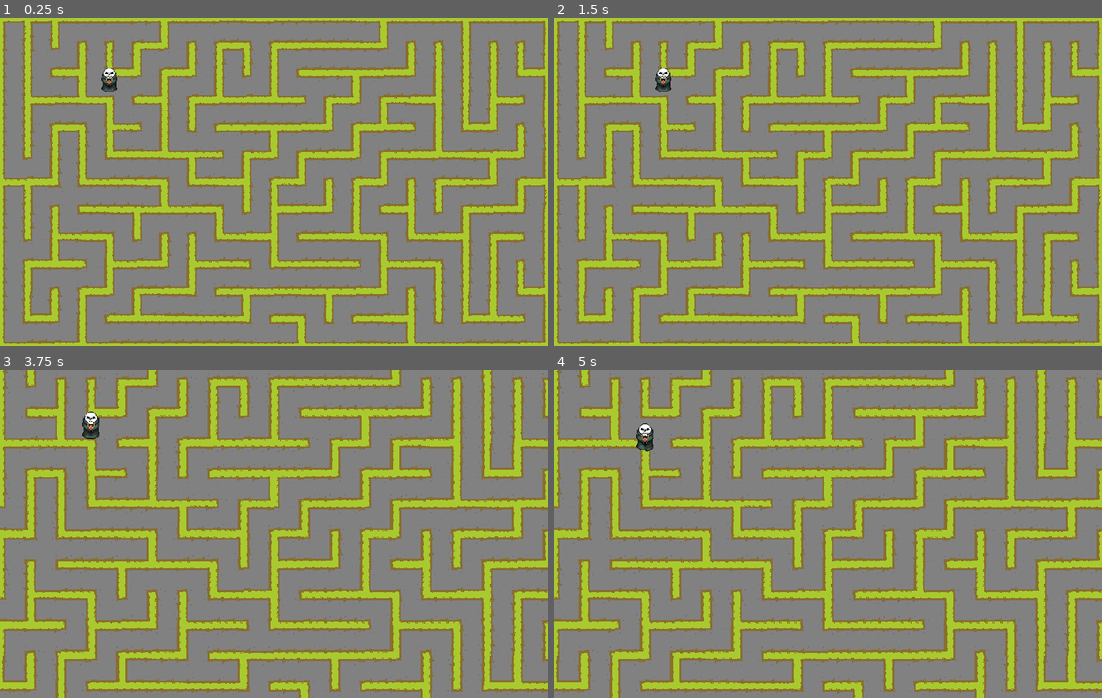
Above: before the commit, frames 1-4 (two rows, left to right).
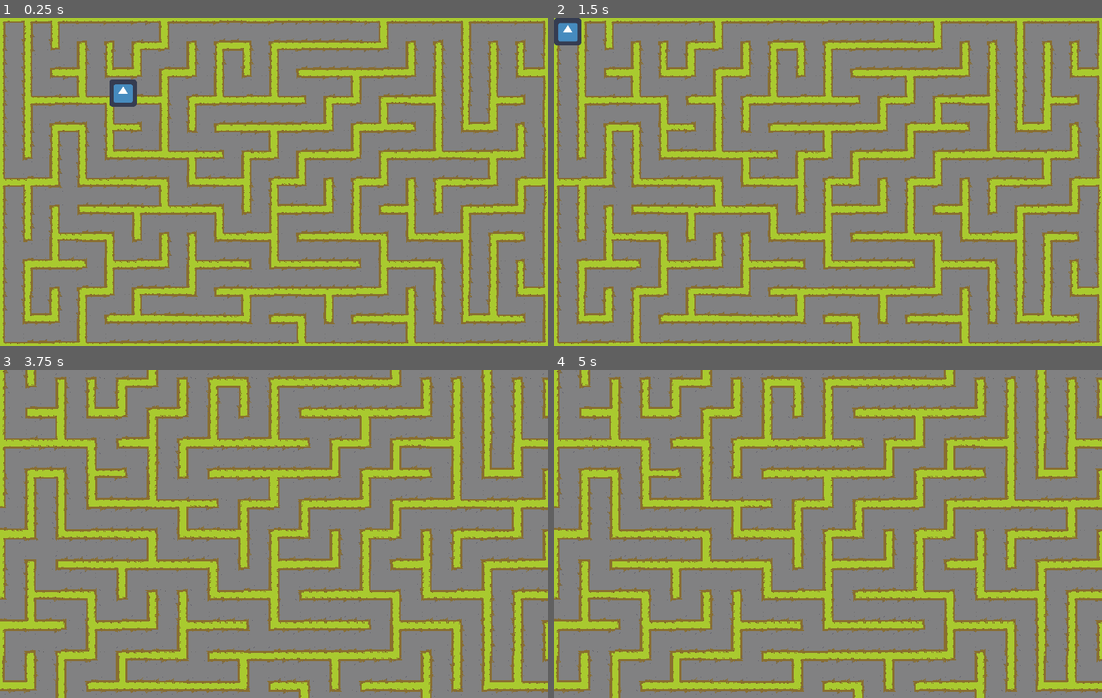
Above: after the commit, the same moments.

Repository: Yemm-Ps1/VideoGam
Game: Godot game, scene res://Maze.tscn
Same seed, same stepped clock (60 frames per second), same inputs: the game is played once before the commit and once after it. The engine's default icon, where the game draws it, is replaced by a stand-in: a white triangle on a blue panel in a dark square.
Inputs (mouse positions are in pixels of both pictures, inside the frame that each line leads up to):
- Up to frame 1 (0.25 s): no input
- Up to frame 2 (1.5 s): tap Enter (ui_accept) at 0.5, 0.77, 0.8, 1.07, 1.25 s; move the mouse to (948, 165) at 0.52 s; hold Ctrl (modifier) 0.53-1.25 s; click (948, 165) at 0.67 s; drag from (718, 198) to (663, 86) at 1.27 s
- Up to frame 3 (3.75 s): tap Enter (ui_accept) at 2, 2.3, 2.75, 3.5 s; move the mouse to (328, 461) at 2.02 s; hold Ctrl (modifier) 2.03-2.75 s; drag from (246, 599) to (109, 484) at 2.77 s; move the mouse to (438, 583) at 3.52 s; hold Down (ui_down) from 3.53 s (still down); hold Enter (ui_accept) from 3.53 s (still down); tap Mouse wheel up (scroll_up) at 3.6 s
- Up to frame 4 (5 s): release Down (ui_down) at 4.25 s; release Enter (ui_accept) at 4.25 s; drag from (663, 484) to (745, 452) at 4.27 s

The runs differ from the first frame. In frame 1, 0.5% of the frame differs, in the area x 18-25%, y 15-28%; in frame 2, 0.6%, in the area x 0-22%, y 0-23%; in frame 3, 0.2%; in frame 4, 0.2%.

Commit message:
More stuff

Diff:
--- a/Maze.gd
+++ b/Maze.gd
@@ -68,7 +68,6 @@
 
 	for dir in scroll_dir.keys():
 		if event.is_action_pressed(dir):
-			print(modifier)
 			zoom(scroll_dir[dir] * modifier)
 
 
@@ -99,7 +98,7 @@
 
 	unvisited.erase(current)
 
-	var mapTree = {}
+	var mapTree = []
 	# Al gore rythm (Recursive backtracker)
 	while unvisited:
 
@@ -109,6 +108,7 @@
 		if neighbors.size() > 0: # If there is an unvisited neighbour.
 			var next = neighbors[randi() % neighbors.size()] # Randomly choose one of the potential neighbours.
 			stack.append(current) # Add the current cell to the stack.
+			mapTree.append(current)
 			var dir = next - current # Finds the direction of the selected neighbour.
 			var current_walls = Map.get_cellv(current) - cell_walls[dir] # Makes current_walls equal to the current cell minus the direction AKA the new cell.
 			var next_walls = Map.get_cellv(next) - cell_walls[-dir]
@@ -121,7 +121,7 @@
 		elif stack:
 			current = stack.pop_back()
 
-	print(mapTree)
+	$Player.tree = mapTree
 	#erase_walls()
 
 func erase_walls():
--- a/Maze.tscn
+++ b/Maze.tscn
@@ -1,37 +1,9 @@
-[gd_scene load_steps=11 format=2]
+[gd_scene load_steps=5 format=2]
 
 [ext_resource path="res://road_tiles.tres" type="TileSet" id=1]
 [ext_resource path="res://Maze.gd" type="Script" id=2]
 [ext_resource path="res://Player.gd" type="Script" id=3]
-[ext_resource path="res://assets/Skull_Walk_All_Frames.png" type="Texture" id=4]
-
-[sub_resource type="AtlasTexture" id=1]
-atlas = ExtResource( 4 )
-region = Rect2( 0, 0, 42, 64 )
-
-[sub_resource type="AtlasTexture" id=2]
-atlas = ExtResource( 4 )
-region = Rect2( 42, 0, 42, 64 )
-
-[sub_resource type="AtlasTexture" id=3]
-atlas = ExtResource( 4 )
-region = Rect2( 84, 0, 42, 64 )
-
-[sub_resource type="AtlasTexture" id=4]
-atlas = ExtResource( 4 )
-region = Rect2( 126, 0, 42, 64 )
-
-[sub_resource type="SpriteFrames" id=5]
-animations = [ {
-"frames": [ SubResource( 1 ), SubResource( 2 ), SubResource( 3 ), SubResource( 4 ) ],
-"loop": true,
-"name": "default",
-"speed": 5.0
-} ]
-
-[sub_resource type="CapsuleShape2D" id=6]
-radius = 18.085
-height = 1.14742
+[ext_resource path="res://icon.png" type="Texture" id=4]
 
 [node name="Maze" type="Node2D"]
 script = ExtResource( 2 )
@@ -45,7 +17,7 @@
 [node name="Camera2D" type="Camera2D" parent="."]
 current = true
 
-[node name="Player" type="Area2D" parent="."]
+[node name="Player" type="Node2D" parent="."]
 position = Vector2( 255.302, 143.556 )
 script = ExtResource( 3 )
 __meta__ = {
@@ -54,13 +26,7 @@
 }
 speed = 50
 
-[node name="AnimatedSprite" type="AnimatedSprite" parent="Player"]
-frames = SubResource( 5 )
-playing = true
-__meta__ = {
-"_edit_lock_": true
-}
-
-[node name="CollisionShape2D" type="CollisionShape2D" parent="Player"]
-position = Vector2( 0.187256, 16.3576 )
-shape = SubResource( 6 )
+[node name="icon" type="Sprite" parent="Player"]
+texture = ExtResource( 4 )
+centered = false
+[connection signal="continue_signal" from="." to="Player" method="continue_signal"]
--- a/Player.gd
+++ b/Player.gd
@@ -1,18 +1,24 @@
-extends Area2D
+extends Node2D
 
 export var speed = 100
 
-func _process(delta):
-	var velocity = Vector2()
+var tree = {}
+var moving = false
 
-	if Input.is_action_pressed("ui_down"):
-		velocity.y += 1
+#func _ready():
 
 
-	if velocity.length() > 0:
-		velocity = velocity.normalized() * speed
-		$AnimatedSprite.play()
-	else:
-		$AnimatedSprite.stop()
+#func _process(delta):
 
-	position += velocity * delta
+
+
+
+
+func continue_signal():
+	var velocity = Vector2()
+	var i = 0
+	position = Vector2.ZERO
+	var distance = position.distance_to(tree[i])
+	print(distance)
+	if position == tree[i]:
+		i+= 1
--- a/TreeBuilder.tscn
+++ b/TreeBuilder.tscn
@@ -3,43 +3,12 @@
 [ext_resource path="res://addons/gut/plugin_control.gd" type="Script" id=1]
 
 [node name="TreeBuilder" type="Control"]
-margin_left = 198.214
-margin_top = 38.6989
-margin_right = 938.214
-margin_bottom = 288.699
+margin_left = 328.0
+margin_top = 141.0
+margin_right = 1068.0
+margin_bottom = 452.0
 rect_min_size = Vector2( 740, 250 )
 script = ExtResource( 1 )
 __meta__ = {
 "_edit_use_anchors_": false
 }
-_font_name = "AnonymousPro"
-_font_size = 20
-_font_color = Color( 0.8, 0.8, 0.8, 1 )
-_background_color = Color( 0.15, 0.15, 0.15, 1 )
-_color_output = true
-_select_script = ""
-_tests_like = ""
-_inner_class_name = ""
-_run_on_load = false
-_should_maximize = false
-_should_print_to_console = true
-_show_orphans = true
-_log_level = 1
-_yield_between_tests = true
-_disable_strict_datatype_checks = false
-_test_prefix = "test_"
-_file_prefix = "test_"
-_file_extension = ".gd"
-_inner_class_prefix = "Test"
-_temp_directory = "user://gut_temp_directory"
-_export_path = ""
-_include_subdirectories = false
-_directory1 = ""
-_directory2 = ""
-_directory3 = ""
-_directory4 = ""
-_directory5 = ""
-_directory6 = ""
-_double_strategy = 1
-_pre_run_script = ""
-_post_run_script = ""
